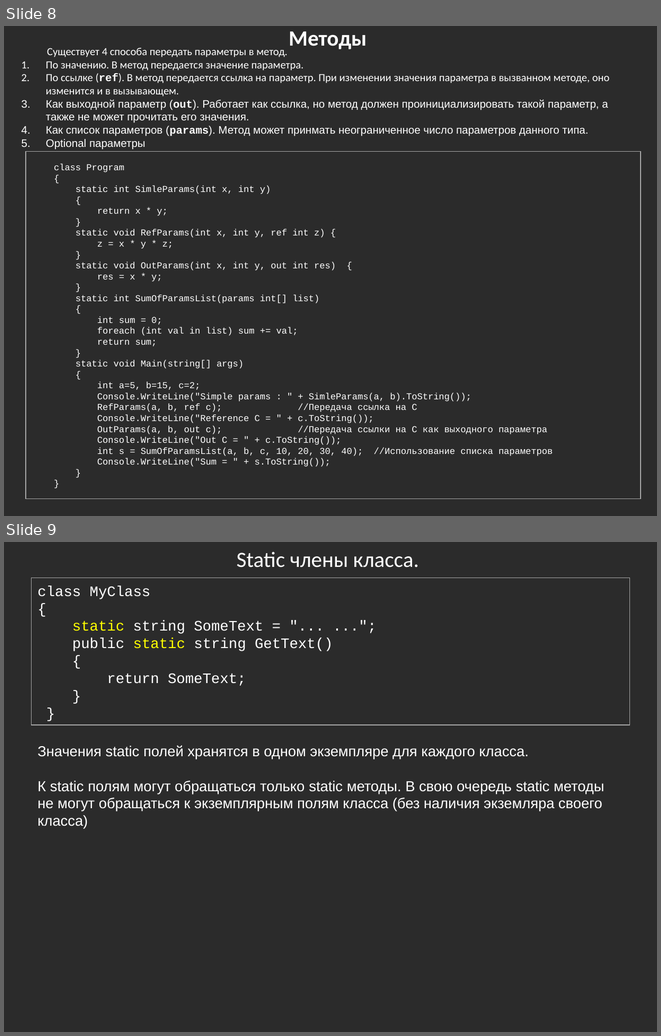
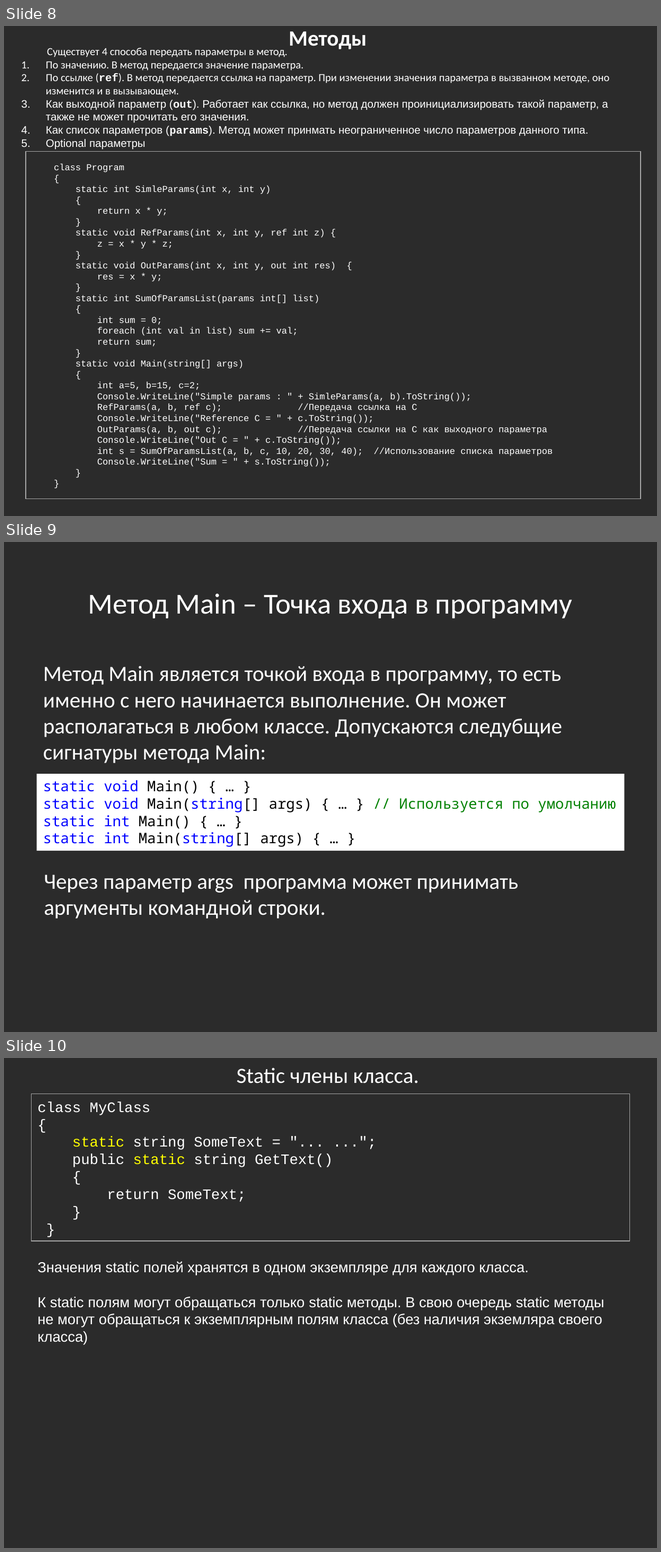
Before and after one commit to bazile/Training, a slide deck: Presentation/lesson-02-oop.pptx. Shown one above the other, each under a label of ours: slides 8 and 9 before the commit, slides 8, 9 and 10 after it. The pictures are 661x1036 and 661x1552 pixels, drawn with LibreOffice and Linux fonts; fonts in the diff are those of the drawing; background and template pictures are left out; a plain dark background stands for a picture behind light text. Boxes give left, top, right and bottom in pixels: in the first picture for what was removed or moved away, otherwise in the second. Text is boxed around its words. In the diff, an @@ line names an element or a change of style, - is before the commit and + after.

Commit message:
Method Main

```diff
--- a/Presentation/lesson-02-oop.pptx
+++ b/Presentation/lesson-02-oop.pptx
@@ slide 9 added at box(4, 542, 657, 1032), background picture (left out) @@
@@ text added at box(88, 593, 573, 618), 32 pt, text #FFFFFF @@
+Метод Main – Точка входа в программу
@@ text added at box(43, 665, 562, 763), 24 pt, text #FFFFFF @@
+Метод Main является точкой входа в программу, то есть именно с него начинается выполнение. Он может располагаться в любом классе. Допускаются следубщие сигнатуры метода Main:
@@ rectangle added at box(37, 774, 624, 851), fill #FFFFFF, 16 pt, text #0000FF @@
+static void Main() { … }
+static void Main(string[] args) { … } // Используется по умолчанию
+static int Main() { … }
+static int Main(string[] args) { … }
@@ text added at box(44, 874, 519, 918), 24 pt, text #FFFFFF @@
+Через параметр args программа может принимать аргументы командной строки.
@@ what was slide 9 is now slide 10 @@
```
